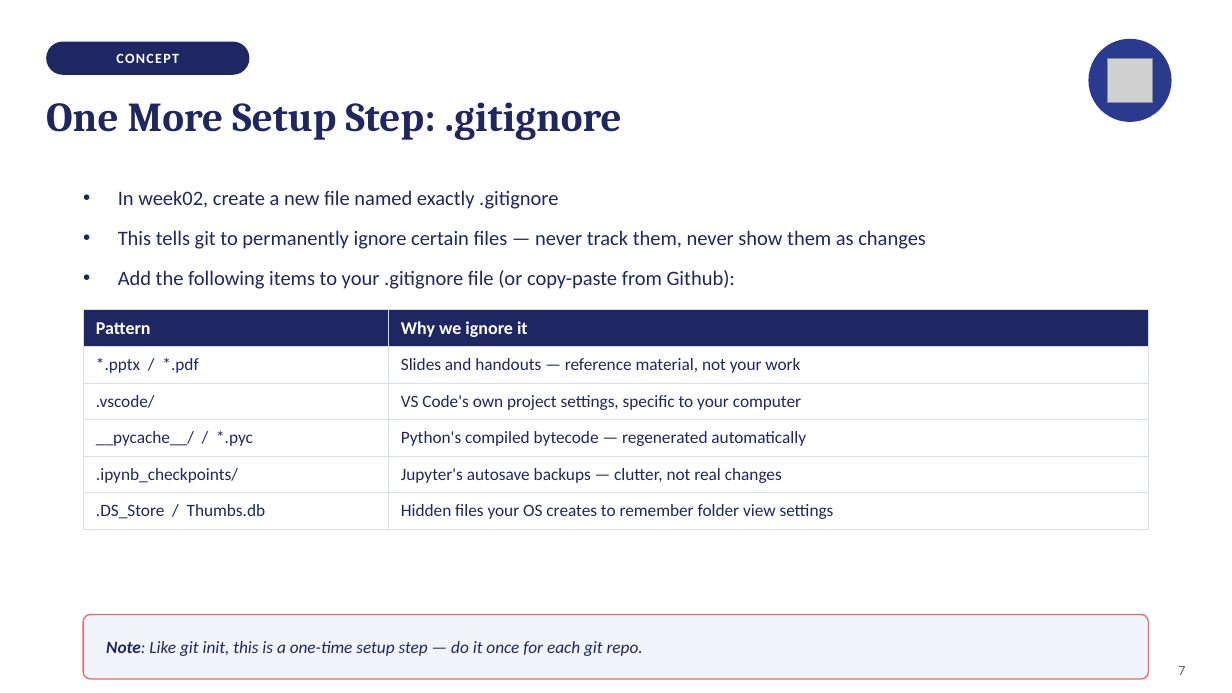
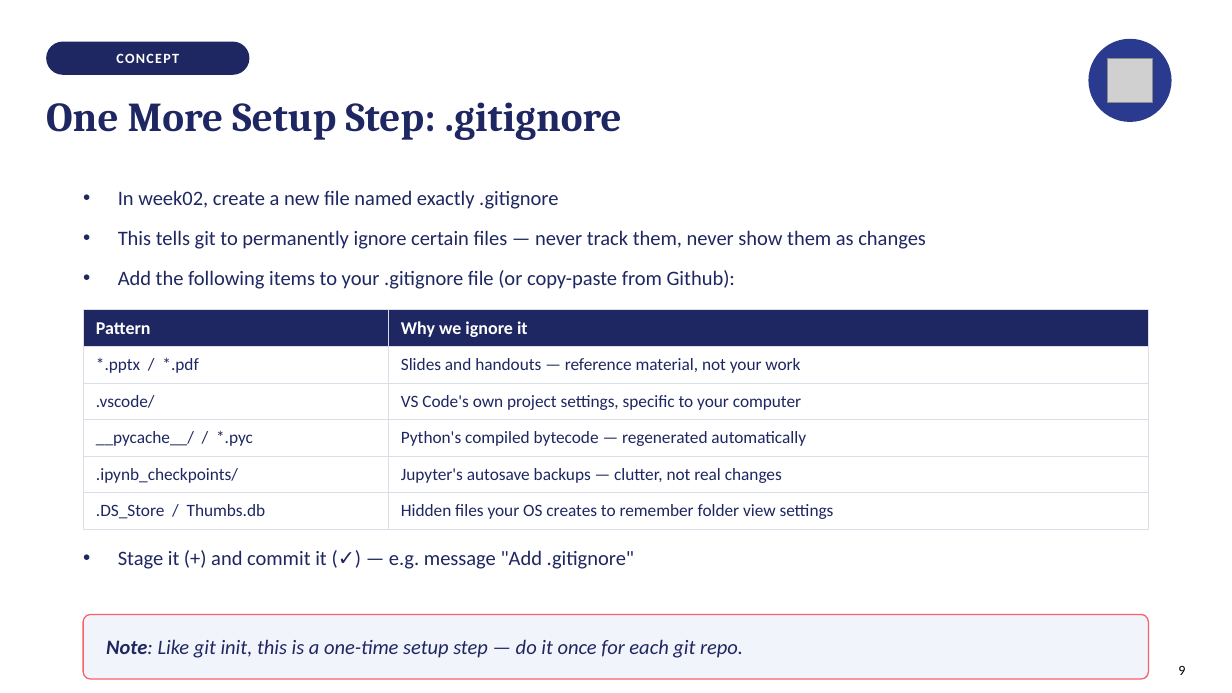
Before and after one commit to isabelhovdahl/TECH2, a slide deck: slide 9 of workshops/week02/git_slides.pptx (slide 7 before the commit). Drawn at 1232x693 pixels with LibreOffice and Linux fonts; fonts in the diff are those of the drawing; grey boxes stand for pictures. Boxes give left, top, right and bottom in pixels: in the first picture for what was removed or moved away, otherwise in the second. Text is boxed around its words. In the diff, an @@ line names an element or a change of style, - is before the commit and + after.

```diff
--- a/workshops/week02/git_slides.pptx
+++ b/workshops/week02/git_slides.pptx
@@ table: place and size @@
-table at bbox=[83, 310, 1149, 564]
+table at bbox=[83, 310, 1149, 528]
@@ text at bbox=[118, 550, 634, 569]: paragraph added @@
+• Stage it (+) and commit it (✓) — e.g. message "Add .gitignore"
@@ text "Note: Like git init, this ..." at bbox=[106, 639, 743, 658]: size 13.5 to 16 pt @@
@@ text at bbox=[1178, 666, 1185, 675]: text changed; text colour #5B6472 to #000000 @@
-7
+9
```
Also in this commit, not shown: 12 other slides changed, 1 other file.
